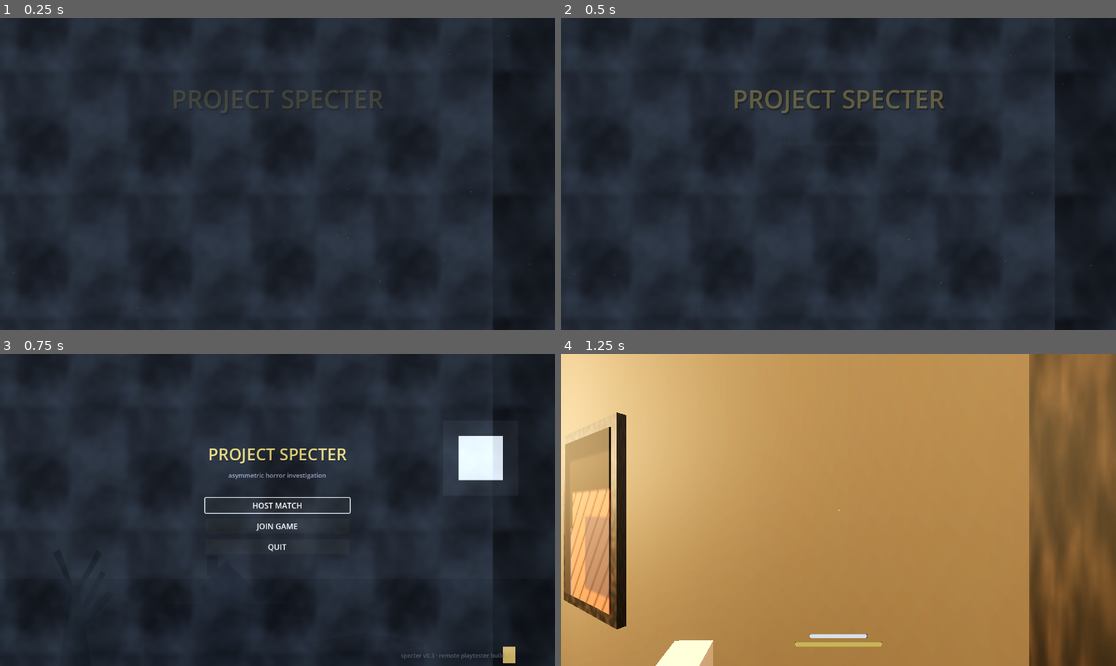
Above: before the commit, frames 1-4 (two rows, left to right).
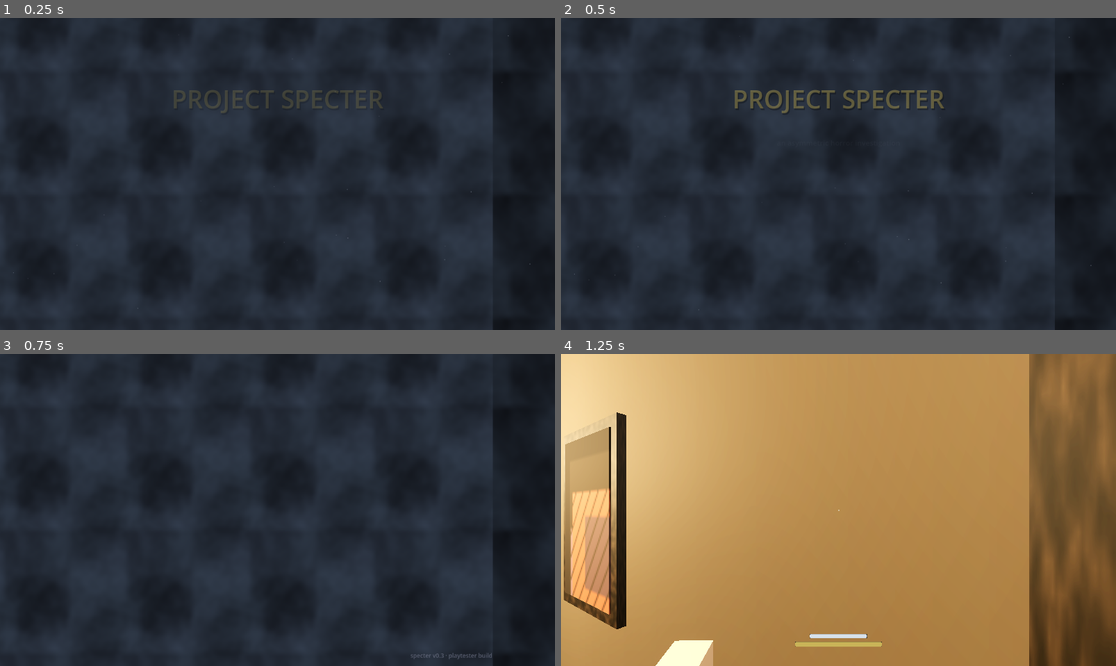
Above: after the commit, the same moments.

Repository: blastbeng/ProjectSpecterV2
Game: Godot game, scene res://scenes/boot.tscn
Two runs of this game, one before a commit and one after it. Both use one fixed random seed, a clock stepped at 60 frames per second and the inputs below.
Inputs (mouse positions are in pixels of both pictures, inside the frame that each line leads up to):
- Up to frame 1 (0.25 s): no input
- Up to frame 2 (0.5 s): no input
- Up to frame 3 (0.75 s): tap Enter (ui_accept) at 0.5 s; move the mouse to (399, 494) at 0.52 s; hold Right (ui_right) from 0.53 s (still down); tap Q at 0.6 s; click (399, 494) at 0.67 s
- Up to frame 4 (1.25 s): keep holding Right (ui_right); tap Enter (ui_accept) at 0.77 s

Frames 1-2 are identical in both runs. In frame 3, 2.4% of the frame differs, in the area x 36-93%, y 26-100%; in frame 4, nothing differs.
Error in both runs: Invalid access to property or key 'font_size' on a base object of type 'Theme'. (res://scripts/ui/ui_theme.gd:62)

Commit message:
menu: resolution-independent backdrop (anchors + fraction-scaled manor/moon/tree/window)

Diff:
--- a/scripts/ui/menu.gd
+++ b/scripts/ui/menu.gd
@@ -1,10 +1,11 @@
 extends Control
-## Main menu (Vision 5.9 pass): themed buttons over an animated manor facade
-## backdrop (fog, moon, silhouette), version footer for quick screenshot checks.
+## Main menu (Vision 5.9 pass): themed buttons over an animated night backdrop
+## (fog layers, moon, manor silhouette, bare tree), version footer.
 
 @onready var host_button: Button = $VBox/PlayButton
 @onready var join_button: Button = $VBox/JoinButton
 @onready var quit_button: Button = $VBox/QuitButton
+
 
 func _ready() -> void:
 	theme = UITheme.get_theme()
@@ -12,31 +13,31 @@
 	bg.color = UITheme.BG
 	bg.set_anchors_preset(Control.PRESET_FULL_RECT)
 	add_child(bg)
-	move_child(bg, 0)
 	add_child(UITheme.ambient_fog_layer())
 	_build_backdrop()
 	host_button.pressed.connect(_on_host)
 	join_button.pressed.connect(_on_join)
 	quit_button.pressed.connect(_on_quit)
 	host_button.grab_focus()
-	# Footer: build tag so every menu screenshot is traceable to a commit.
+	# Footer: build tag so every menu screenshot is traceable to a build.
 	var ver := Label.new()
-	ver.text = "specter v0.3 · remote playtester build"
+	ver.text = "specter v0.3 · playtester build"
 	ver.add_theme_font_size_override("font_size", 12)
 	ver.add_theme_color_override("font_color", Color(0.45, 0.47, 0.55, 0.7))
 	ver.anchor_left = 1.0
 	ver.anchor_right = 1.0
 	ver.anchor_top = 1.0
 	ver.anchor_bottom = 1.0
-	ver.offset_left = -320
+	ver.offset_left = -300
 	ver.offset_right = -12
 	ver.offset_top = -30
 	ver.offset_bottom = -10
 	add_child(ver)
 
 
-## Code-drawn night backdrop: moon, manor silhouette, bare tree, vignette.
-## Pure ColorRects+Polygons in a Control layer, so it costs nothing to theme.
+## Code-drawn night backdrop: moon + halo, manor silhouette on the horizon,
+## bare tree at the left edge, bottom vignette. All positions are fractions
+## of the actual control size, so any window resolution works.
 func _build_backdrop() -> void:
 	var layer := Control.new()
 	layer.name = "BackdropLayer"
@@ -44,89 +45,97 @@
 	layer.mouse_filter = Control.MOUSE_FILTER_IGNORE
 	add_child(layer)
 	move_child(layer, 1)
+	# Wait one frame so anchors resolve and size is real.
+	await get_tree().process_frame
+	var w := layer.size.x
+	var h := layer.size.y
 
-	# Moon: pale disc + halo.
-	moon_at(layer, Vector2(0.78, 0.30), 46.0)
-	# Manor silhouette along the horizon (dark wall + gabled roofline).
-	manor(layer)
-	# A bare tree with branch polygons at the left edge.
-	tree_at(layer, Vector2(0.12, 0.99), 1.0)
-	# Bottom vignette to seat the UI column.
-	var shade := ColorRect.new()
-	shade.color = Color(0.02, 0.025, 0.04, 0.55)
-	shade.anchor_left = 0.0
-	shade.anchor_top = 0.72
-	shade.anchor_right = 1.0
-	shade.anchor_bottom = 1.0
-	shade.mouse_filter = Control.MOUSE_FILTER_IGNORE
-	layer.add_child(shade)
+	# Moon + halo (upper right).
+	_rect(layer, Vector2(0.66, 0.115), Vector2(0.24, 0.24) * Vector2(w, h) * 0.0 + Vector2(w * 0.16, h * 0.30), Color(0.75, 0.8, 0.9, 0.05))
+	_rect(layer, Vector2(0.72, 0.18), Vector2(w * 0.075, h * 0.13), Color(0.88, 0.91, 0.95, 0.9))
 
-	# One flickering warm window in the manor + a tiny OmniLight-like modulation.
+	# Manor silhouette across the horizon (fractions of the reference 1280x720).
+	var body := PackedVector2Array([
+		Vector2(0.234, 0.983), Vector2(0.234, 0.778), Vector2(0.266, 0.757),
+		Vector2(0.266, 0.722), Vector2(0.328, 0.722), Vector2(0.328, 0.667),
+		Vector2(0.367, 0.597), Vector2(0.406, 0.667), Vector2(0.406, 0.722),
+		Vector2(0.469, 0.722), Vector2(0.469, 0.757), Vector2(0.500, 0.778),
+		Vector2(0.500, 0.983),
+	])
+	_poly(layer, body, Vector2(w, h), Color(0.03, 0.035, 0.055))
+	var wing := PackedVector2Array([
+		Vector2(0.500, 0.983), Vector2(0.500, 0.833), Vector2(0.594, 0.806),
+		Vector2(0.688, 0.833), Vector2(0.688, 0.983),
+	])
+	_poly(layer, wing, Vector2(w, h), Color(0.025, 0.03, 0.045))
+	var chim := PackedVector2Array([
+		Vector2(0.336, 0.642), Vector2(0.336, 0.583), Vector2(0.353, 0.583),
+		Vector2(0.353, 0.642),
+	])
+	_poly(layer, chim, Vector2(w, h), Color(0.03, 0.035, 0.05))
+
+	# One warm lit window in the wing — flickers slowly in _process.
 	var win := ColorRect.new()
 	win.name = "FlickerWindow"
-	win.size = Vector2(26, 34)
-	win.position = Vector2(1044.0, 608.0)
+	win.anchor_left = 0.605
+	win.anchor_top = 0.875
+	win.anchor_right = 0.625
+	win.anchor_bottom = 0.93
 	win.color = Color(1.0, 0.85, 0.45, 0.75)
 	layer.add_child(win)
 
-
-func moon_at(parent: Control, af: Vector2, radius: float) -> void:
-	var halo := ColorRect.new()
-	halo.size = Vector2(radius * 3.4, radius * 3.4)
-	halo.color = Color(0.75, 0.8, 0.9, 0.05)
-	halo.position = Vector2(af.x * 1280.0 - radius * 1.7, af.y * 720.0 - radius * 1.7)
-	parent.add_child(halo)
-	var disc := ColorRect.new()
-	disc.size = Vector2(radius * 2, radius * 2)
-	disc.color = Color(0.88, 0.91, 0.95, 0.9)
-	disc.position = Vector2(af.x * 1280.0 - radius, af.y * 720.0 - radius)
-	parent.add_child(disc)
-
-
-func tree_at(parent: Control, base: Vector2, _scale: float) -> void:
-	var polys := [
+	# Bare tree at the left edge (branch triangles), anchored to the ground.
+	var base := Vector2(w * 0.12, h * 0.995)
+	var s := minf(w / 1280.0, h / 720.0)
+	var branches := [
 		[Vector2(-40, 0), Vector2(-8, -230), Vector2(10, -236), Vector2(46, 0)],
 		[Vector2(-6, -150), Vector2(70, -220), Vector2(84, -214), Vector2(8, -128)],
 		[Vector2(4, -170), Vector2(56, -262), Vector2(66, -256), Vector2(10, -150)],
 		[Vector2(0, -210), Vector2(-44, -300), Vector2(-30, -308), Vector2(12, -196)],
 		[Vector2(6, -230), Vector2(48, -306), Vector2(58, -298), Vector2(10, -214)],
 	]
-	for pts in polys:
+	for pts in branches:
 		var p := Polygon2D.new()
 		var vs := PackedVector2Array()
 		for pt in pts:
-			vs.append(pt * _scale)
+			vs.append(pt * s)
 		p.polygon = vs
-		p.position = Vector2(base.x * 1280.0, base.y * 720.0)
+		p.position = base
 		p.color = Color(0.015, 0.02, 0.03)
-		parent.add_child(p)
+		layer.add_child(p)
+
+	# Bottom vignette to seat the UI column.
+	var shade := _rect(layer, Vector2(0.0, 0.72), Vector2(0, 0), Color(0.02, 0.025, 0.04, 0.5))
+	shade.anchor_right = 1.0
+	shade.anchor_bottom = 1.0
+	shade.set_anchors_preset(Control.PRESET_BOTTOM_WIDE)
 
 
-func manor(parent: Control) -> void:
-	# Body + roof as dark polygons across the horizon (y ~ 640-708).
-	var body := Polygon2D.new()
-	body.polygon = PackedVector2Array([
-		Vector2(300, 708), Vector2(300, 560), Vector2(340, 545), Vector2(340, 520),
-		Vector2(420, 520), Vector2(420, 480), Vector2(470, 430), Vector2(520, 480),
-		Vector2(520, 520), Vector2(600, 520), Vector2(600, 545), Vector2(640, 560),
-		Vector2(640, 708),
-	])
-	body.color = Color(0.03, 0.035, 0.055)
-	parent.add_child(body)
-	var wing := Polygon2D.new()
-	wing.polygon = PackedVector2Array([
-		Vector2(640, 708), Vector2(640, 600), Vector2(760, 580), Vector2(880, 600),
-		Vector2(880, 708),
-	])
-	wing.color = Color(0.025, 0.03, 0.045)
-	parent.add_child(wing)
-	# Ridge chimney.
-	var chim := Polygon2D.new()
-	chim.polygon = PackedVector2Array([
-		Vector2(430, 462), Vector2(430, 420), Vector2(452, 420), Vector2(452, 462),
-	])
-	chim.color = Color(0.03, 0.035, 0.05)
-	parent.add_child(chim)
+func _rect(parent: Control, anchor: Vector2, size_px: Vector2, color: Color) -> ColorRect:
+	var r := ColorRect.new()
+	r.color = color
+	r.position = Vector2(anchor.x * parent.size.x, anchor.y * parent.size.y)
+	r.size = size_px
+	r.mouse_filter = Control.MOUSE_FILTER_IGNORE
+	parent.add_child(r)
+	return r
+
+
+func _poly(parent: Control, pts: PackedVector2Array, span: Vector2, color: Color) -> void:
+	var p := Polygon2D.new()
+	var vs := PackedVector2Array()
+	for pt in pts:
+		vs.append(Vector2(pt.x * span.x, pt.y * span.y))
+	p.polygon = vs
+	p.color = color
+	parent.add_child(p)
+
+
+func _process(_delta: float) -> void:
+	var win := get_node_or_null("BackdropLayer/FlickerWindow") as ColorRect
+	if win != null:
+		var t := Time.get_ticks_msec() / 1000.0
+		win.modulate.a = 0.55 + 0.45 * absf(sin(t * 2.7) * sin(t * 0.9 + 1.3))
 
 
 func _on_host() -> void:
